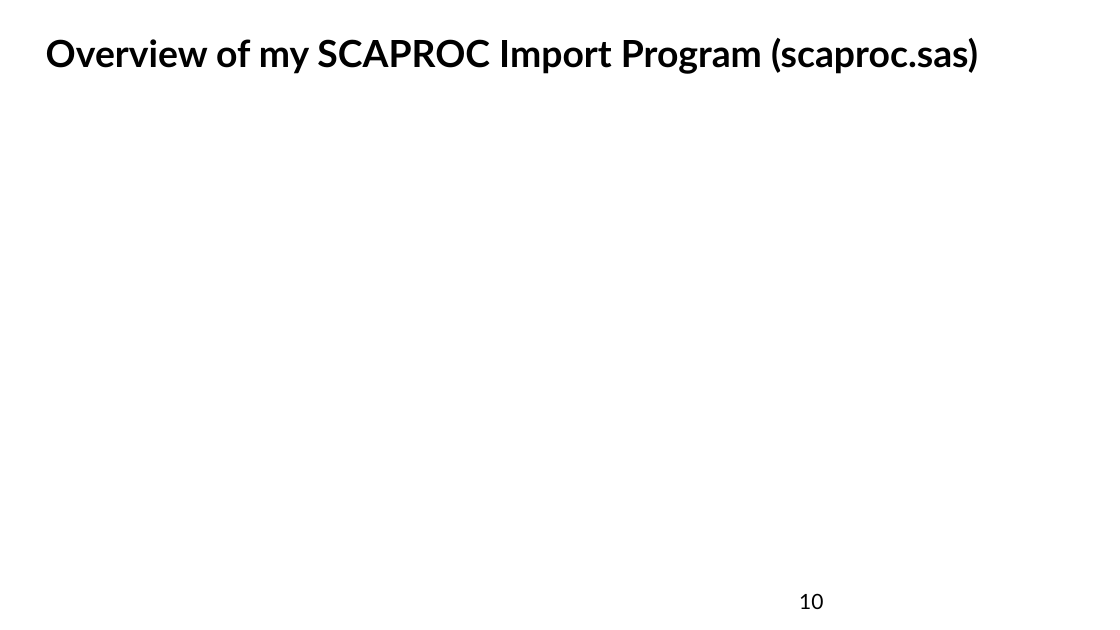
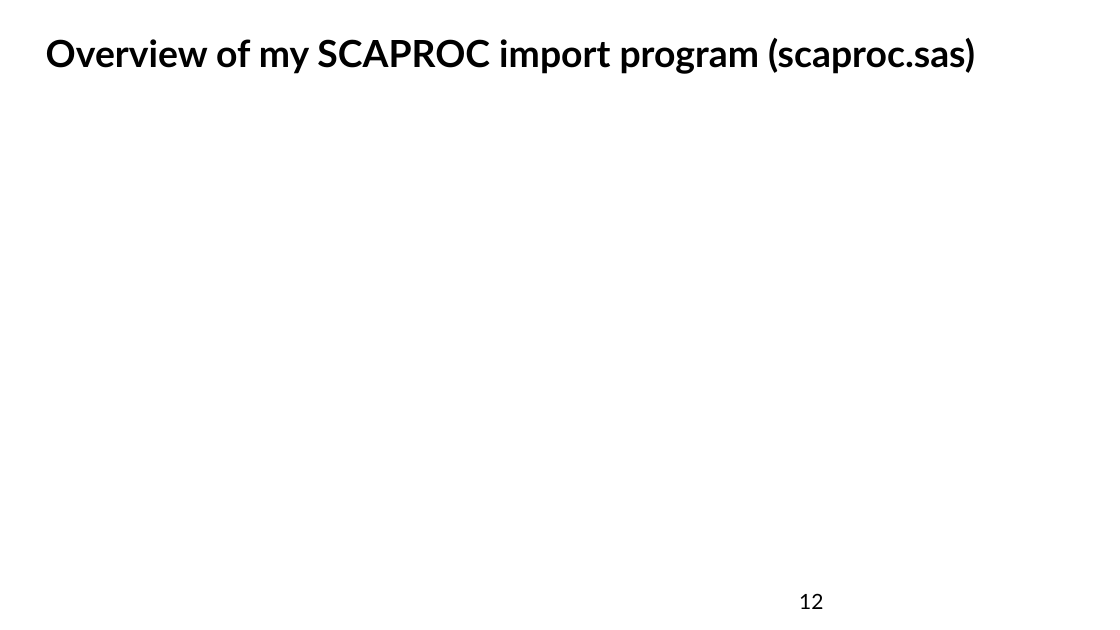
Before and after one commit to FSchwertfeger/Scaproc, a slide deck: slide 12 of proc scaproc.ppt (slide 10 before the commit). Drawn at 1120x630 pixels with LibreOffice and Linux fonts; fonts in the diff are those of the drawing. Boxes give left, top, right and bottom in pixels: in the first picture for what was removed or moved away, otherwise in the second. Text is boxed around its words. In the diff, an @@ line names an element or a change of style, - is before the commit and + after.

```diff
--- a/proc scaproc.ppt
+++ b/proc scaproc.ppt
@@ title at (46, 38, 975, 74): text changed @@
-Overview of my SCAPROC Import Program (scaproc.sas)
+Overview of my SCAPROC import program (scaproc.sas)
@@ page number at (799, 593, 823, 609): text changed @@
-10
+12
```
Also in this commit, not shown: 11 other slides changed, 2 slides added, 6 other files.
